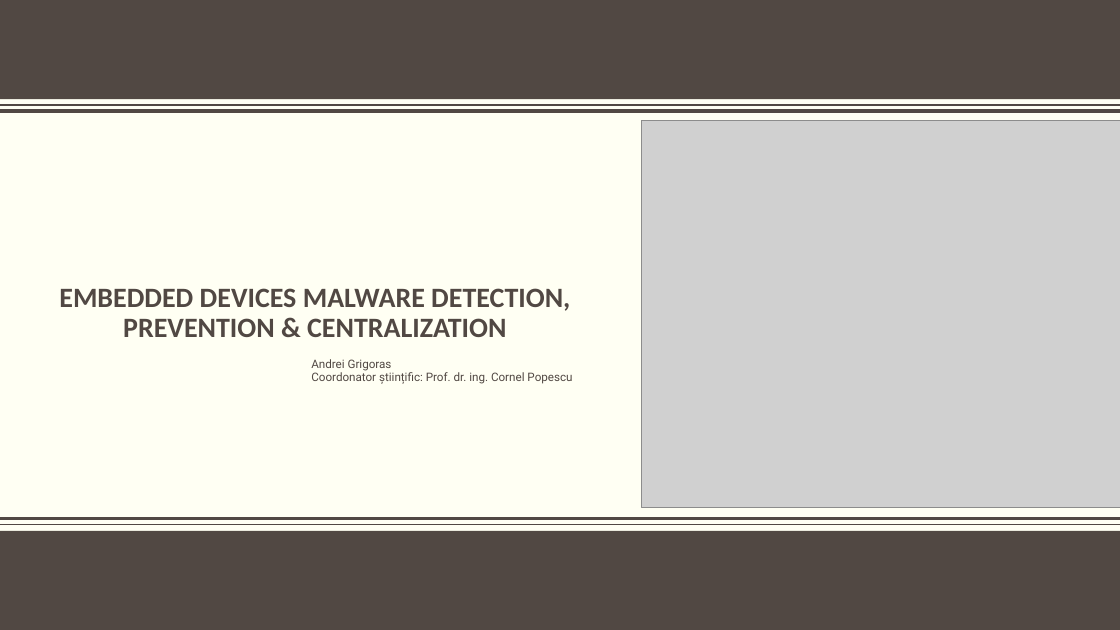
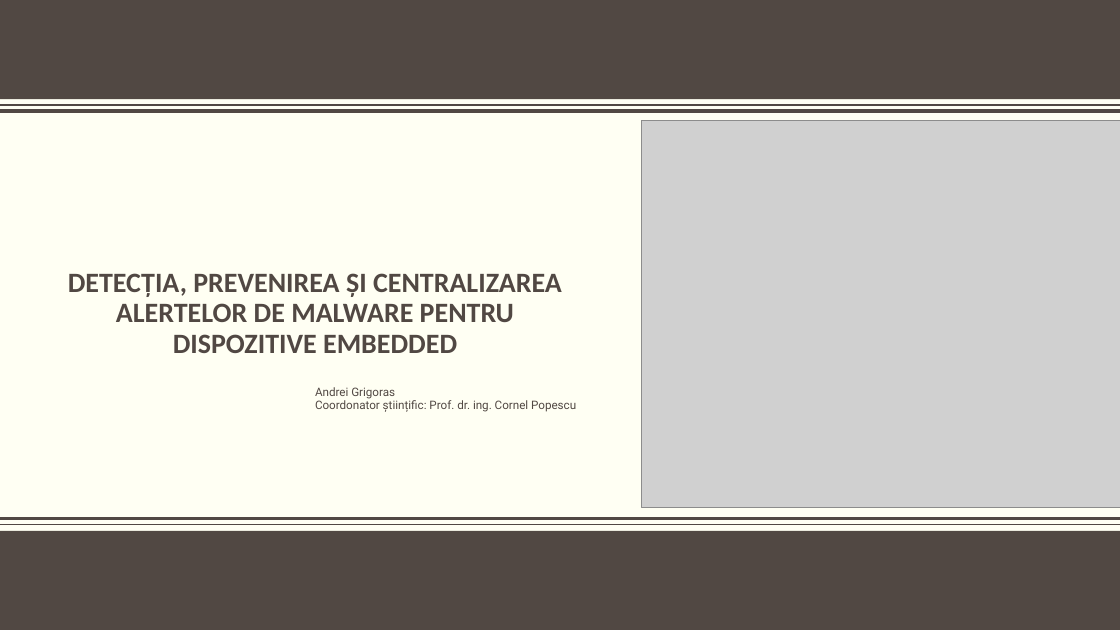
Before and after one commit to KaynRO/Proiect-Licenta, a slide deck: slide 1 of docs/Embedded Devices Malware Detection, Prevention & Centralization.pptx. Drawn at 1120x630 pixels with LibreOffice and Linux fonts; fonts in the diff are those of the drawing; grey boxes stand for pictures; background and template pictures are left out. Boxes give left, top, right and bottom in pixels: in the first picture for what was removed or moved away, otherwise in the second. Text is boxed around its words. In the diff, an @@ line names an element or a change of style, - is before the commit and + after.

```diff
--- a/docs/Embedded Devices Malware Detection, Prevention & Centralization.pptx
+++ b/docs/Embedded Devices Malware Detection, Prevention & Centralization.pptx
@@ title at (68,273,562,353): text changed @@
-EMBEDDED DEVICES MALWARE DETECTION, PREVENTION & CENTRALIZATION
+DETECȚIA, PREVENIREA ȘI CENTRALIZAREA ALERTELOR DE MALWARE PENTRU DISPOZITIVE EMBEDDED
@@ subtitle "Andrei Grigoras": place and size @@
-subtitle "Andrei Grigoras" at (311,359,572,384)
+subtitle "Andrei Grigoras" at (315,387,576,412)
```
Also in this commit, not shown: 7 other slides changed, 4 slides added, 4 other files.
